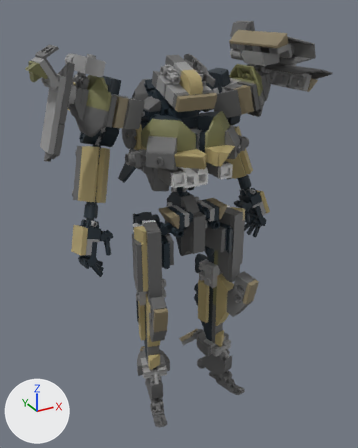
An edit to the COLLADA model models/skeletal-assault-pods/sap-03t-oryx/exports/sap-03t-oryx.dae, drawn before and after from the same camera.
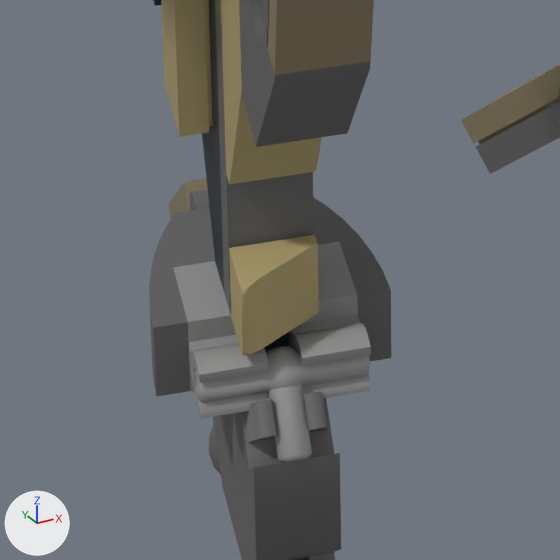
The first picture shows the older version from a 50 mm camera at (-0.143, -0.249, 0.111) aimed at (0.002, 0.014, -0.021). The close-ups show both versions on the part from 33% to 54% of the width and 72% to 89% of the height of that picture; other places that the commit changed are outside them. The axes (+X, +Y, +Z) are drawn at lower left. The lights are the same throughout. Where no turn or scale is listed for an object, it has been applied to the vertices.

The scene before the commit, as lines of its bpy script (objects in view):
```python
me_node_015 = bpy.data.meshes.new('Node.015')
me_node_015.from_pydata(...)  # 135 vertices, 184 faces; spans x -0.004..0.004, y -0.00961..0.004, z -0.0032..0.0016
me_node_015.materials.append(mat_light_bluish_grey_material)  # grey #969696
me_node_027 = bpy.data.meshes.new('Node.027')
me_node_027.from_pydata(...)  # 42 vertices, 79 faces; spans x -0.004..0.004, y -0.004..0.004, z 0.0..0.00624
me_node_027.materials.append(mat_tan_material)  # yellow #b0a06f
me_node_034 = bpy.data.meshes.new('Node.034')
me_node_034.from_pydata(...)  # 235 vertices, 376 faces; spans x -0.008..0.0144, y -0.004..0.004, z -0.0032..0.0016
me_node_034.materials.append(mat_dark_bluish_grey_material)  # dark grey #646464
ob_node_065 = bpy.data.objects.new('Node.065', me_node_015)
ob_node_065.location = (-0.0205, 0.0003, -0.1168)
ob_node_065.rotation_euler = (0.262, 1.571, 0.0)  # degrees (15, 90, 0)
ob_node_084 = bpy.data.objects.new('Node.084', me_node_027)
ob_node_084.location = (-0.0262, -0.0023, -0.1088)
ob_node_084.rotation_euler = (1.309, -1.571, 0.0)  # degrees (75, -90, 0)
ob_node_133 = bpy.data.objects.new('Node.133', me_node_034)
ob_node_133.location = (0.0187, 0.0257, -0.1247)
ob_node_133.rotation_euler = (0.0, -0.785, -1.309)  # degrees (0, -45, -75)
# also in view: 'Node.064' at (-0.018, 0.027, -0.123); 'Node.092' at (-0.026, -0.003, -0.127); 'Node.062' at (-0.024, 0.012, -0.117); 'Node.067' at (-0.017, 0.003, -0.117); 'Node.066' at (-0.019, -0.003, -0.117)
```
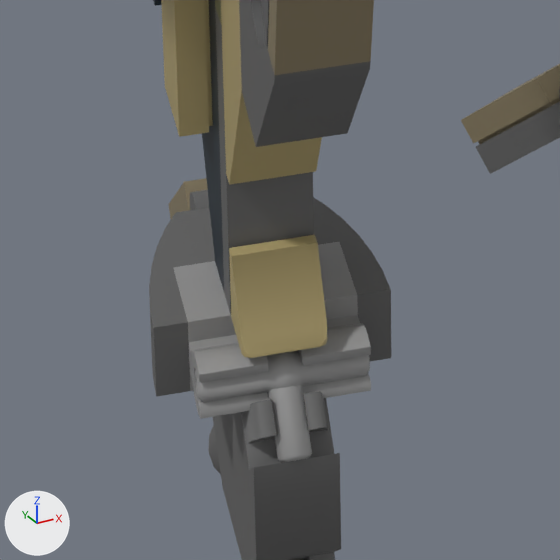
What changed in the scene script:
```text
Change ob_node_084:
    ob_node_084.rotation_euler: (1.309, -1.571, 0.0) -> (-1.571, 0.0, 2.88)  # degrees (75, -90, 0) -> degrees (-90, 0, 165)
```

Where the change shows, as pixel boxes [x1, y1, x2, y2] in the close-ups (560 x 560 px):
'Node.084', turned: before [229, 235, 319, 355]; after [229, 235, 327, 358]
